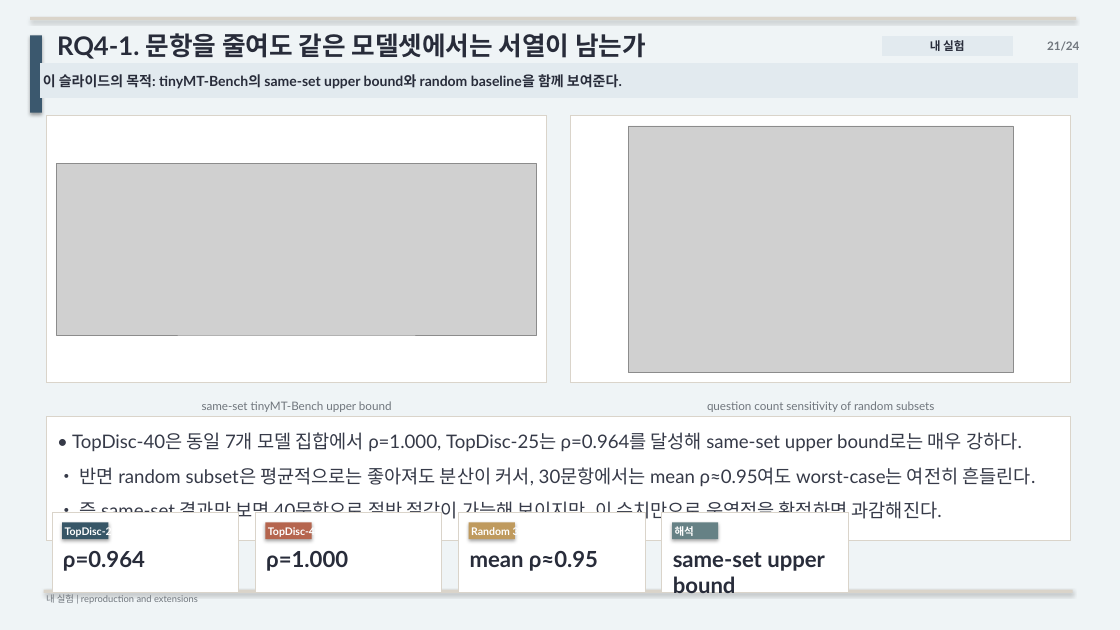
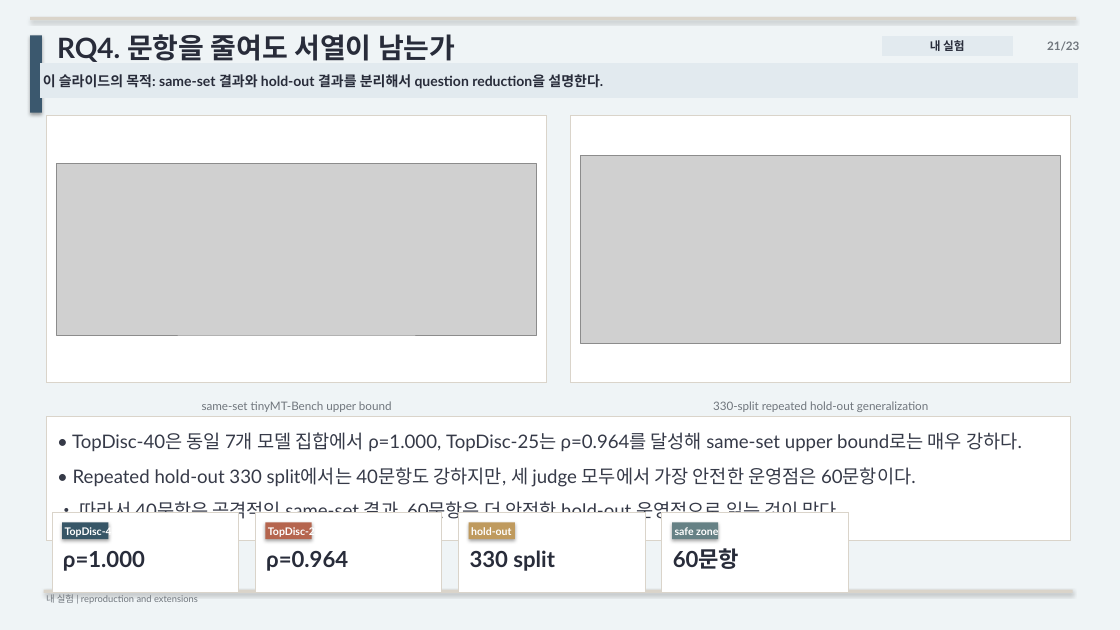
Before and after one commit to kook222/mt_bench_repro, a slide deck: slide 21 of presentation/mt_bench_paper_study.pptx. Drawn at 1120x630 pixels with LibreOffice and Linux fonts; fonts in the diff are those of the drawing; grey boxes stand for pictures. Boxes give left, top, right and bottom in pixels: in the first picture for what was removed or moved away, otherwise in the second. Text is boxed around its words. In the diff, an @@ line names an element or a change of style, - is before the commit and + after.

```diff
--- a/presentation/mt_bench_paper_study.pptx
+++ b/presentation/mt_bench_paper_study.pptx
@@ text at [57, 34, 455, 62]: text changed; size 22 to 24 pt @@
-RQ4-1. 문항을 줄여도 같은 모델셋에서는 서열이 남는가
+RQ4. 문항을 줄여도 서열이 남는가
@@ text at [1047, 41, 1079, 51]: text changed @@
-21/24
+21/23
@@ text in rectangle at [43, 74, 603, 89]: text changed @@
-이 슬라이드의 목적: tinyMT-Bench의 same-set upper bound와 random baseline을 함께 보여준다.
+이 슬라이드의 목적: same-set 결과와 hold-out 결과를 분리해서 question reduction을 설명한다.
@@ picture: place and size @@
-picture at [628, 126, 1013, 373]
+picture at [581, 155, 1061, 343]
@@ text at [713, 401, 928, 412]: text changed @@
-question count sensitivity of random subsets
+330-split repeated hold-out generalization
@@ text in rectangle at [73, 467, 916, 523]: text changed @@
-• 반면 random subset은 평균적으로는 좋아져도 분산이 커서, 30문항에서는 mean ρ≈0.95여도 worst-case는 여전히 흔들린다.
-• 즉 same-set 결과만 보면 40문항으로 절반 절감이 가능해 보이지만, 이 수치만으로 운영점을 확정하면 과감해진다.
+• Repeated hold-out 330 split에서는 40문항도 강하지만, 세 judge 모두에서 가장 안전한 운영점은 60문항이다.
+• 따라서 40문항은 공격적인 same-set 결과, 60문항은 더 안전한 hold-out 운영점으로 읽는 것이 맞다.
@@ text at [65, 526, 118, 538]: text changed @@
-TopDisc-25
+TopDisc-40
@@ text at [268, 526, 321, 538]: text changed @@
-TopDisc-40
+TopDisc-25
@@ text at [471, 527, 511, 535]: text changed @@
-Random 30
+hold-out
@@ text at [675, 527, 718, 535]: text changed @@
-해석
+safe zone
@@ text at [63, 551, 145, 571]: text changed @@
-ρ=0.964
+ρ=1.000
@@ text at [266, 551, 348, 571]: text changed @@
-ρ=1.000
+ρ=0.964
@@ text at [470, 550, 555, 571]: text changed @@
-mean ρ≈0.95
+330 split
@@ text at [673, 548, 739, 569]: text changed @@
-same-set upper bound
+60문항
```
Also in this commit, not shown: 21 other slides changed, 1 slide added, 2 slides removed, 3 other files.
